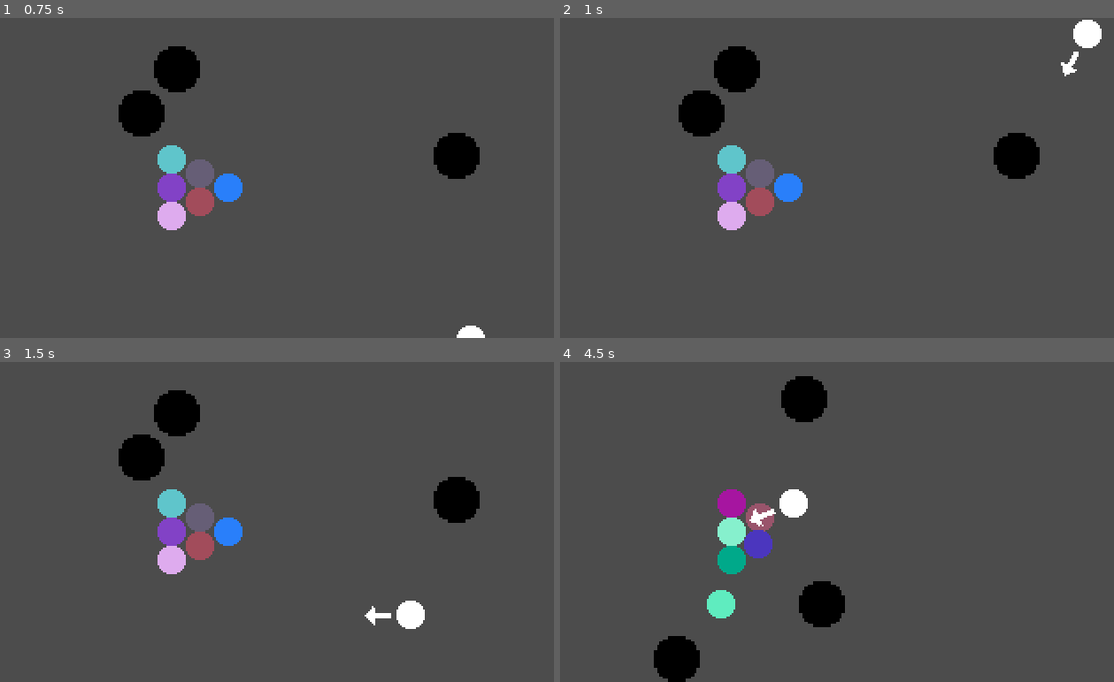
Above: before the commit, frames 1-4 (two rows, left to right).
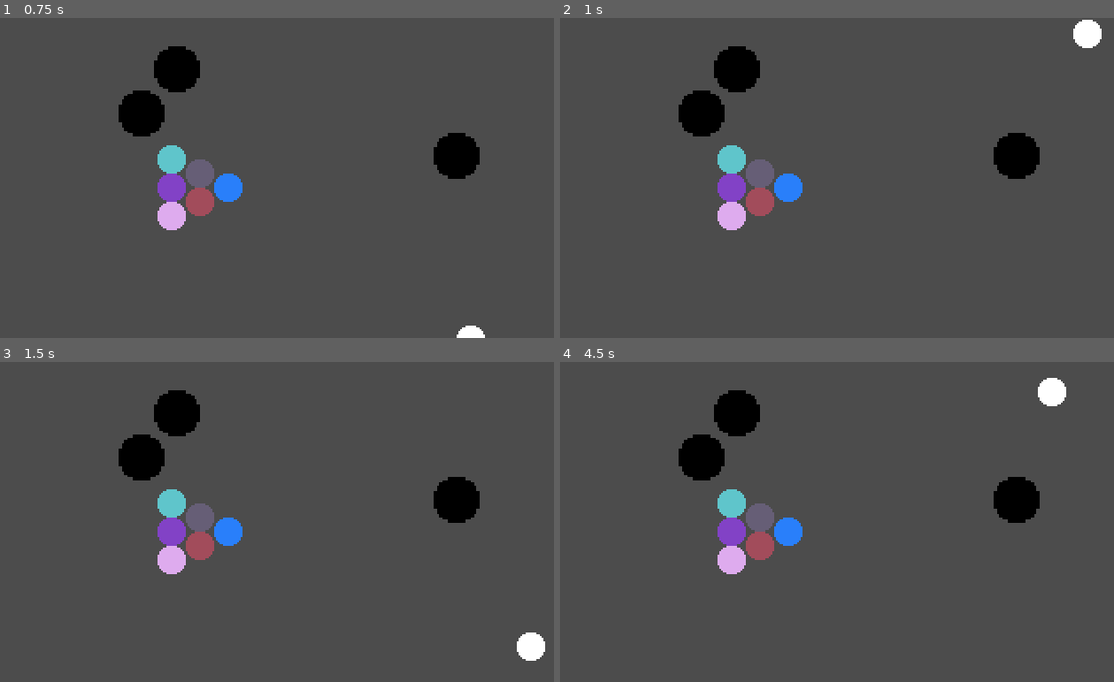
Above: after the commit, the same moments.

Repository: POtOSoftware/Play-With-Balls
Game: Godot game, scene res://Games/MiniBilliards/MiniBilliards.tscn
The game is run twice, just before and just after one commit, with the same random seed, the same clock (stepped at 60 frames per second) and the same inputs.
Inputs:
- Up to frame 1 (0.75 s): tap Space (action_button) at 0.6 s
- Up to frame 2 (1 s): no input
- Up to frame 3 (1.5 s): tap Space (action_button) at 1.35 s
- Up to frame 4 (4.5 s): tap Space (action_button) every 0.75 s from 2.1 to 4.35 s

Frame 1 is identical in both runs. In frame 2, 0.1% of the frame differs, in the area x 90-94%, y 10-19%; in frame 3, 0.8%; in frame 4, 9.1%, in the area x 16-92%, y 4-100%.

Commit message:
cue ball can only fire when its still

Diff:
--- a/Assets/CueBall/CueBall.gd
+++ b/Assets/CueBall/CueBall.gd
@@ -17,6 +17,7 @@
 		print("Fire direction: %f" % fire_direction)
 		apply_central_impulse(Vector2(cos(fire_direction) * 100, sin(fire_direction) * 100))
 		print("Fire impulse X: %f | Y: %f" % [cos(fire_direction) * 100, sin(fire_direction) * 100])
+		stop_firing()
 
 func _integrate_forces(state):
 	# you have to be kidding me...
@@ -28,4 +29,10 @@
 
 func stop_firing() -> void:
 	set_process(false)
+	firing_direction.visible = false
 	firing_direction.rotation_degrees = 0
+
+func _on_CueBall_sleeping_state_changed():
+	print("Cue Ball | Sleeping %s" % self.sleeping)
+	if self.sleeping:
+		setup_firing()
--- a/Assets/CueBall/CueBall.tscn
+++ b/Assets/CueBall/CueBall.tscn
@@ -12,3 +12,5 @@
 [node name="Sprite" type="Sprite" parent="Arrow" index="0"]
 position = Vector2( 19, 0 )
 texture = ExtResource( 3 )
+
+[connection signal="sleeping_state_changed" from="." to="." method="_on_CueBall_sleeping_state_changed"]
